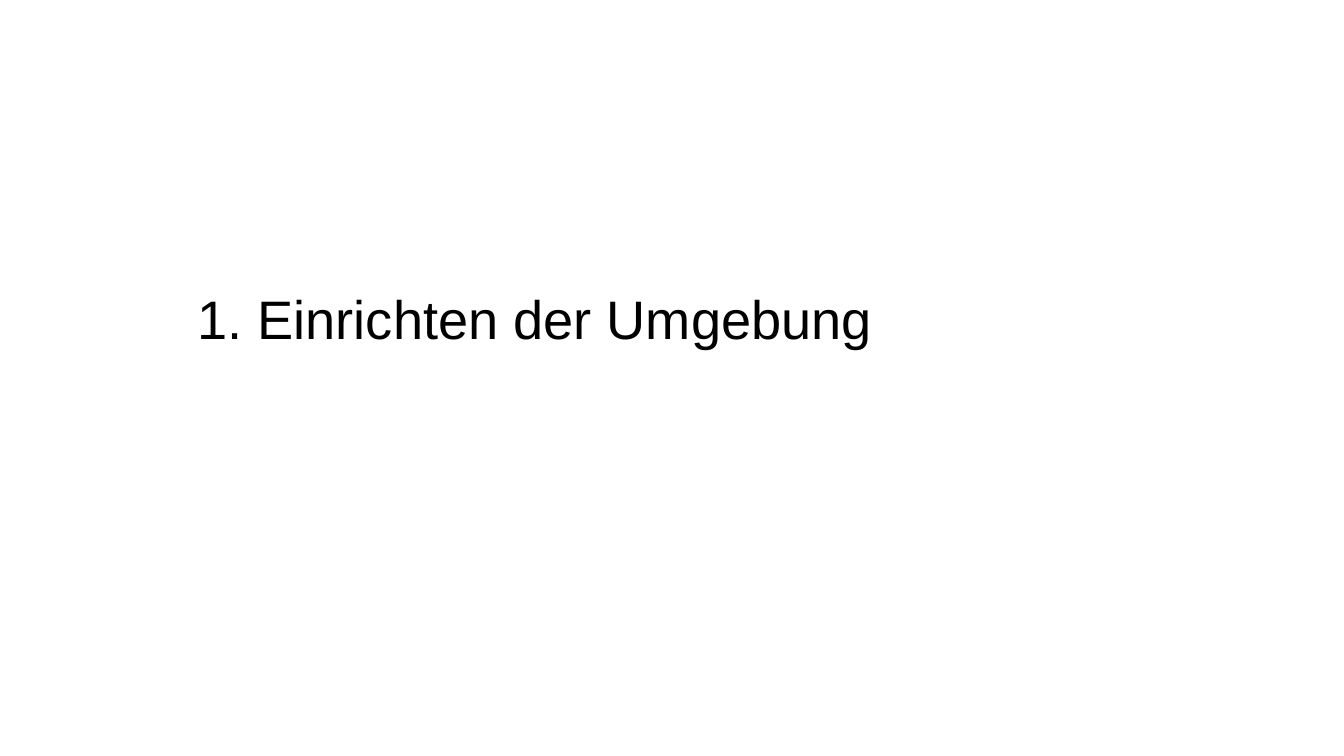
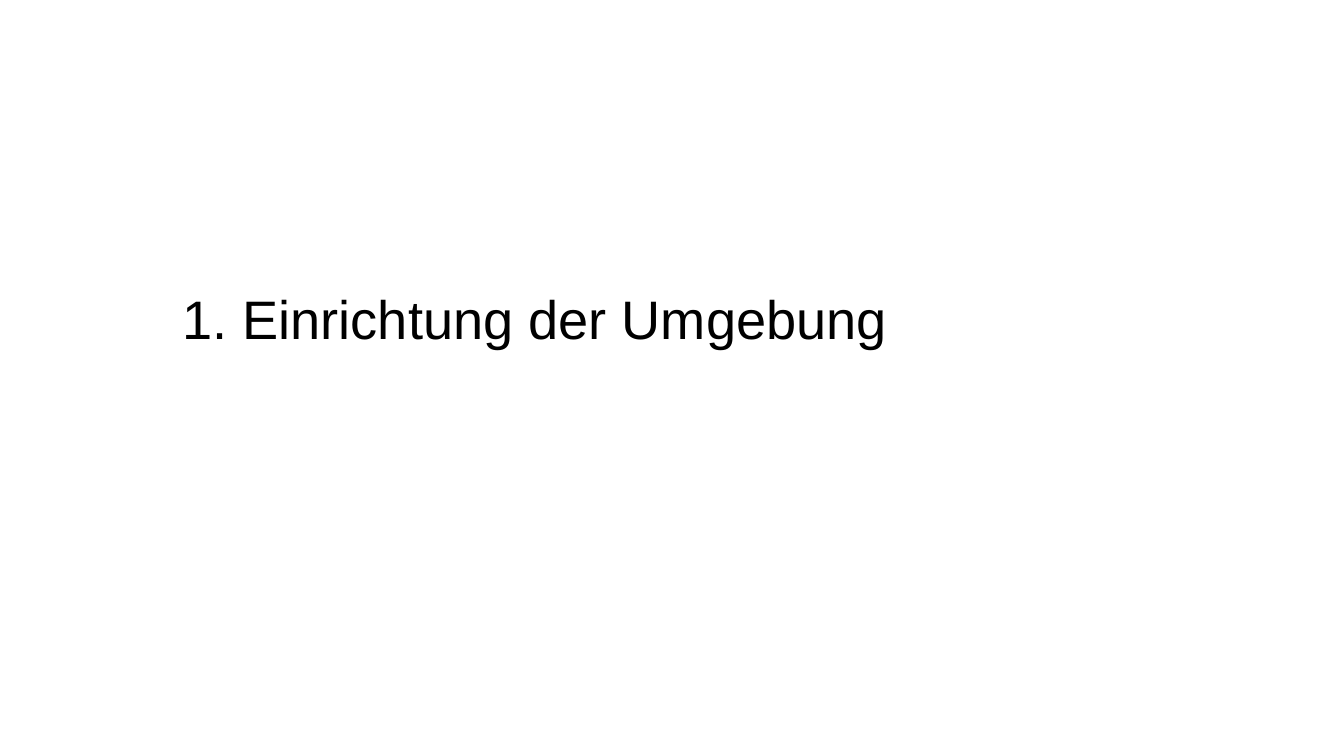
Before and after one commit to carstenkuckuk/CppUGBochum, a slide deck: slide 3 of doc/20180920_CppUGBochum_CI_Jenkins_CMake_GoogleTest.odp. Drawn at 1344x756 pixels with LibreOffice and Linux fonts; fonts in the diff are those of the drawing; background and template pictures are left out. Boxes give left, top, right and bottom in pixels: in the first picture for what was removed or moved away, otherwise in the second. Text is boxed around its words. In the diff, an @@ line names an element or a change of style, - is before the commit and + after.

Commit message:
Typos

```diff
--- a/doc/20180920_CppUGBochum_CI_Jenkins_CMake_GoogleTest.odp
+++ b/doc/20180920_CppUGBochum_CI_Jenkins_CMake_GoogleTest.odp
@@ subtitle at (x1=182, y1=299, x2=887, y2=349): text changed @@
-1. Einrichten der Umgebung
+1. Einrichtung der Umgebung
```
Also in this commit, not shown: 13 other slides changed.
